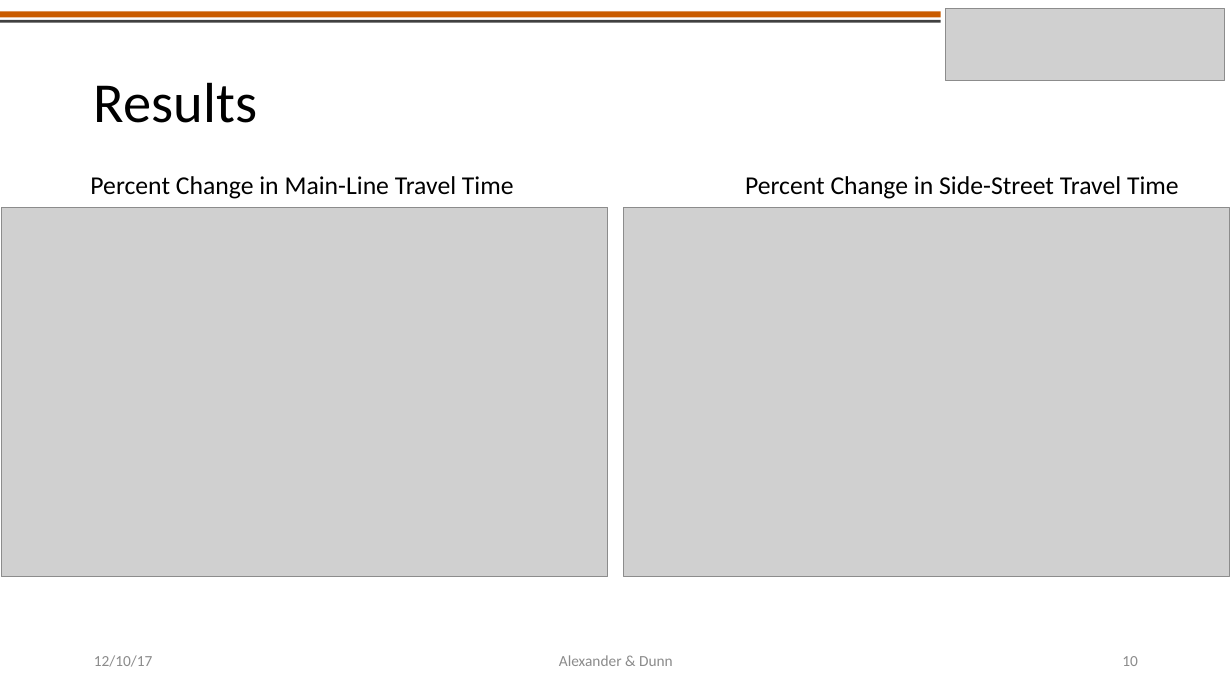
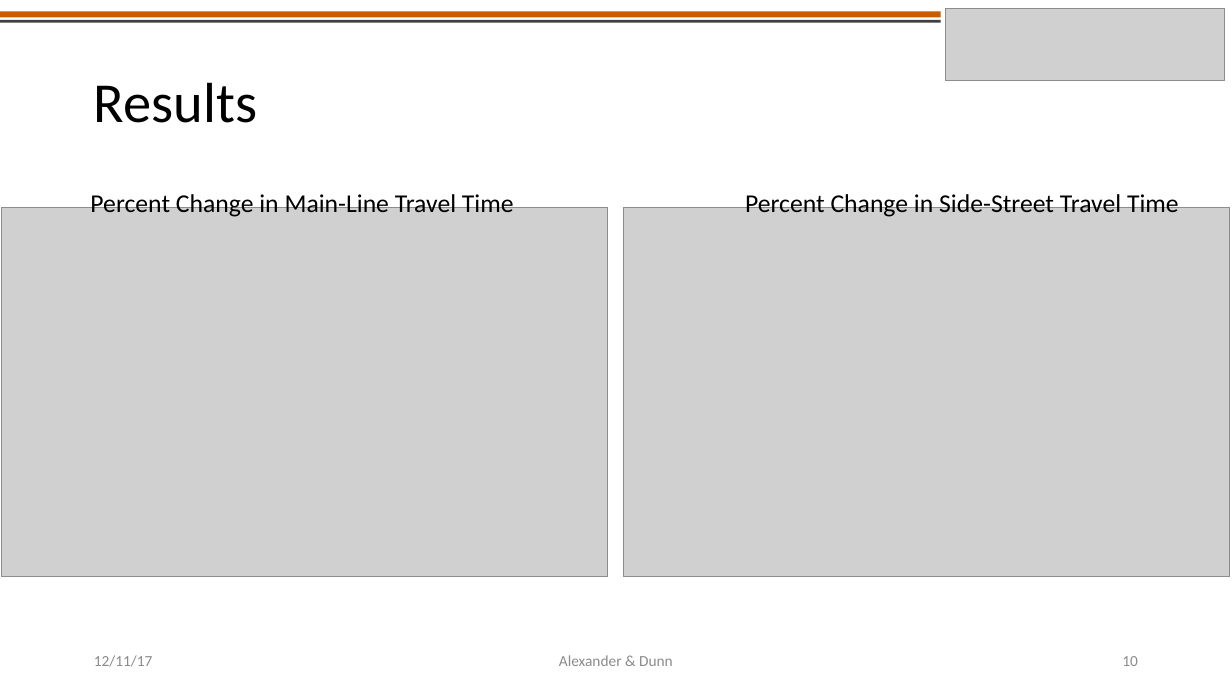
Before and after one commit to americalexander/mrFinishLine, a slide deck: slide 10 of CE391F_project_presentation_alexander_dunn.pptx. Drawn at 1232x693 pixels with LibreOffice and Linux fonts; fonts in the diff are those of the drawing; grey boxes stand for pictures. Boxes give left, top, right and bottom in pixels: in the first picture for what was removed or moved away, otherwise in the second. Text is boxed around its words. In the diff, an @@ line names an element or a change of style, - is before the commit and + after.

```diff
--- a/CE391F_project_presentation_alexander_dunn.pptx
+++ b/CE391F_project_presentation_alexander_dunn.pptx
@@ text "Percent Change in Main-Line Travel ...": place and size @@
-text "Percent Change in Main-Line Travel ..." at bbox=[90, 176, 514, 199]
+text "Percent Change in Main-Line Travel ..." at bbox=[90, 191, 514, 217]
@@ text "Percent Change in Side-Street Travel ...": place and size @@
-text "Percent Change in Side-Street Travel ..." at bbox=[745, 176, 1179, 199]
+text "Percent Change in Side-Street Travel ..." at bbox=[745, 191, 1179, 217]
@@ text at bbox=[94, 655, 153, 667]: text changed @@
-12/10/17
+12/11/17
```
Also in this commit, not shown: 11 other slides changed.
